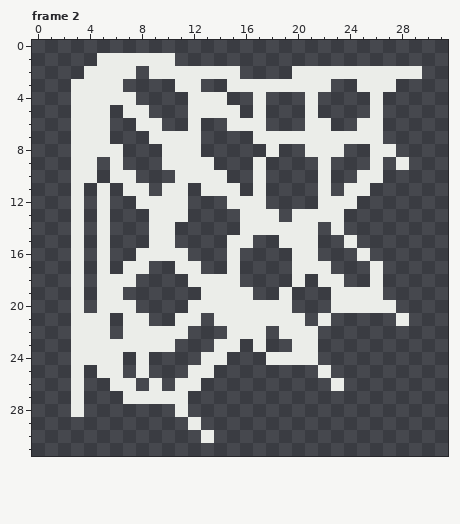
File history of a pixel-art file, scenes_and_scripts/actors/enemies/vfx/spider web.aseprite. The picture above was drawn from the file before the commit.
32x32 pixels, 2 frames. Shown: frame 2.
After the commit:
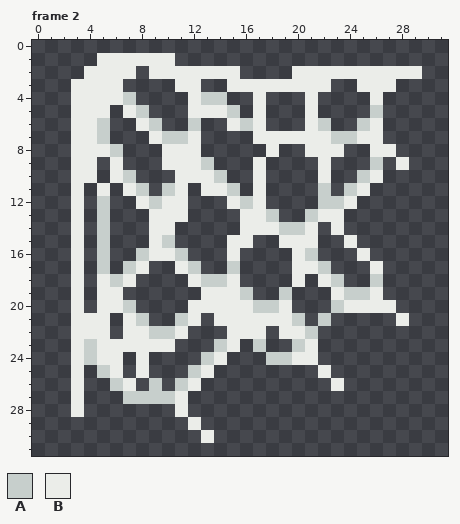
Palette (. is transparent): A #c7cfcc  B #ebede9
From the commit log: updated spider boss web prison sprite
The edit:
--- frame 2
@@ x 0..31 @@
  3 ...BBBB....BB..BBBBBBBB..BBB....
- 4 ...BBBBB....BBB..B...B....B.....
- 5 ...BBB.BB...BBBB.B...B....B.....
- 6 ...BBB..BB..B..BBB...BB..BB.....
- 7 ...BBB...BBBB....BBBBBBBBBB.....
- 8 ...BBBB...BBB.....B..BBB..BB....
- 9 ...BB.B...BBBB...B....B...B.B...
-10 ...BB.BB...BBBB..B....B..BB.....
-11 ...B.B.BB.BB.BBB.B....B.BB......
-12 ...B.B..BBBB...BBB....BBB.......
-13 ...B.B...BBB....BBB.BBBB........
-14 ...B.B...BB.....BBBBBB.B........
-15 ...B.B...BB....BB..BBB..B.......
-16 ...B.B..BBBB...B....BB...B......
-17 ...B.B.BB..BB..B....BBB...B.....
-18 ...B.BBB....BBBB....B.BB..B.....
-19 ...B.BB......BBBB..B...BBBB.....
-20 ...B.BBB....BBBBBBBB...BBBBB....
-21 ...BBB.BB..BB.BBBBBBB.B.....B...
-22 ...BBB.BBBBB...BBB.BBB..........
-23 ...BBBBBBBB...BB.B..BB..........
-24 ...BBBB.B....BB...BBBB..........
-25 ...B.BB.B...BB........B.........
-26 ...B..BB.B.BB..........B........
-27 ...B...BBBBB....................
+ 4 ...BBBBA....BAA..B...B....B.....
+ 5 ...BBB.BA...BBBA.B...B....A.....
+ 6 ...BBA..BA..A..BAB...BA..AB.....
+ 7 ...BBA...BAAB....BBBBBBAABB.....
+ 8 ...BBBA...BBB.....B..BBB..BB....
+ 9 ...BB.B...BBBA...B....B...A.B...
+10 ...BB.BA...BBBA..B....B..AB.....
+11 ...B.B.BA.AB.BBA.B....A.AB......
+12 ...B.A..BABB...BAB....AAB.......
+13 ...B.A...BBB....BBA..ABB........
+14 ...B.A...BB.....BBBAAB.B........
+15 ...B.A...BA....BB..BBB..B.......
+16 ...B.A..ABBA...B....BA...B......
+17 ...B.A.AB..BA..A....BBA...B.....
+18 ...B.BAB....BAAB....B.BA..A.....
+19 ...B.BB......BBBA..A...BAAB.....
+20 ...B.BBA....BBBBBAAB...ABBBB....
+21 ...BBB.BA..AB.BBBBBBA.A.....B...
+22 ...BBB.BBAAB...BBB.BBA..........
+23 ...BABBBBBB...AB.A..AB..........
+24 ...BABB.B....AB...AABB..........
+25 ...B.AB.B...AB........B.........
+26 ...B..AB.A.AB..........B........
+27 ...B...AAAAB....................
 28 ...B.......B....................
